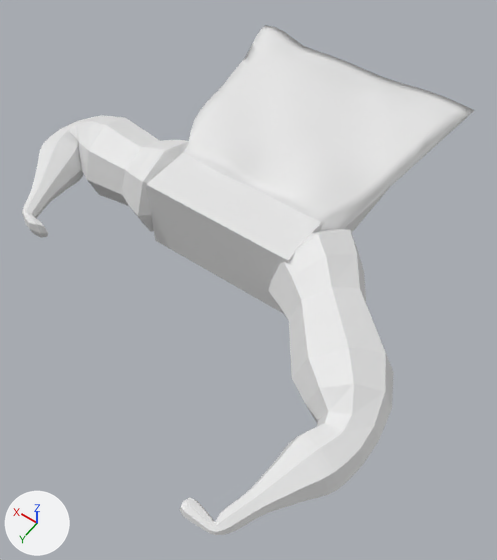
The Blender file AutoAccesorios/superhero.blend, before and after one commit.
One viewpoint serves both versions: a 50 mm lens placed at (-6.81, 11.2, 12.43), pointed at (-0.86, 2.87, -0.66). Lighting does not change. The marker at lower left points along +X, +Y and +Z.

Script lines for the objects in view, before the commit:
```python
me_cube_001 = bpy.data.meshes.new('Cube.001')
me_cube_001.from_pydata(...)  # a box spanning x -1.0..1.0, y -1.0..1.0, z -1.0..1.0
me_cube_003 = bpy.data.meshes.new('Cube.003')
me_cube_003.from_pydata(...)  # 218 vertices, 216 faces; spans x 1.55..5.82, y 0.77..5.1, z -1.23..1.23
me_cube_004 = bpy.data.meshes.new('Cube.004')
me_cube_004.from_pydata(...)  # 250 vertices, 248 faces; spans x -5.51..-1.5, y 1.06..8.37, z -1.23..1.23
ob_brazo1 = bpy.data.objects.new('Brazo1', me_cube_003)
ob_brazo1.location = (0.0, 0.0, 0.0)
ob_brazo2 = bpy.data.objects.new('Brazo2', me_cube_004)
ob_brazo2.location = (0.0, 0.0, 0.0)
ob_cube = bpy.data.objects.new('Cube', me_cube_001)
ob_cube.location = (0.0, 0.0, 0.0)
ob_cube.scale = (2.0, 3.0, 1.0)
# also in view: 'Capa' at (0.0, -0.86, 0.76)
```
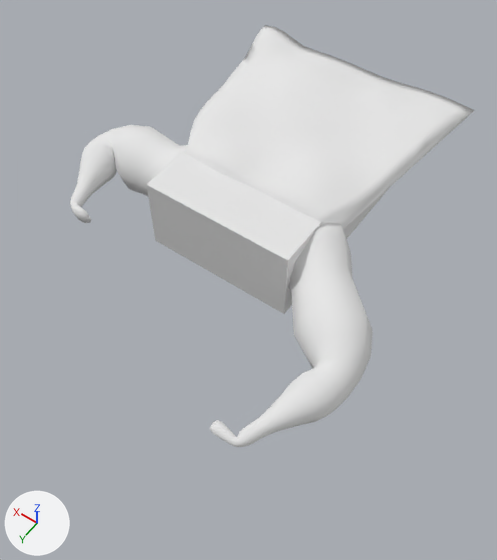
Where the change shows, as pixel boxes (x1, y1, x2, y2) in the pictures (497 x 560 px):
'Brazo2', shading changed, moved, rescaled (24% narrower, 27% shorter)
    before: (179, 229, 394, 535)
    after: (210, 223, 373, 447)
'Brazo1', moved, rescaled
    before: (22, 115, 189, 238)
    after: (70, 125, 187, 223)

Diff of the bpy script that builds the scene:
```diff
--- a/AutoAccesorios/superhero.blend.py
+++ b/AutoAccesorios/superhero.blend.py
@@ me_cube_004 @@
 me_cube_004.from_pydata(...)  # 250 vertices, 248 faces; spans x -5.51..-1.5, y 1.06..8.37, z -1.23..1.23
 # used by ob_brazo2; location = (0.0, 0.0, 0.0)
+# me_cube_004 part 1: all faces are now shaded smooth (248 of 248 changed)
@@ ob_brazo1 @@
 ob_brazo1 = bpy.data.objects.new('Brazo1', me_cube_003)
-ob_brazo1.location = (0.0, 0.0, 0.0)
+ob_brazo1.location = (0.15, 0.0, 0.0)
+ob_brazo1.scale = (0.81, 0.81, 0.81)
@@ ob_brazo2 @@
 ob_brazo2 = bpy.data.objects.new('Brazo2', me_cube_004)
-ob_brazo2.location = (0.0, 0.0, 0.0)
+ob_brazo2.location = (-0.09, 0.0, 0.0)
+ob_brazo2.scale = (0.81, 0.81, 0.81)
```
